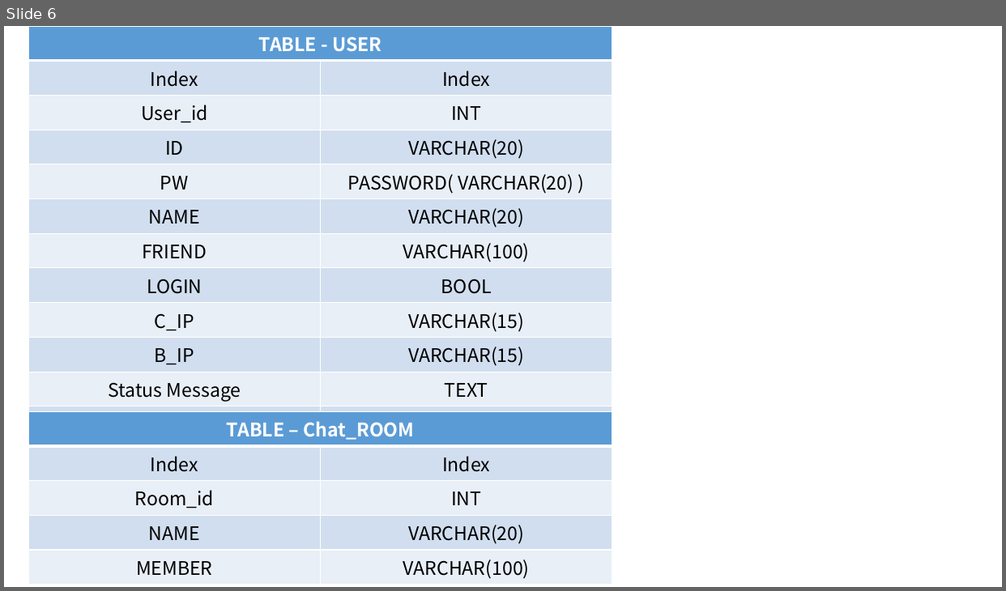
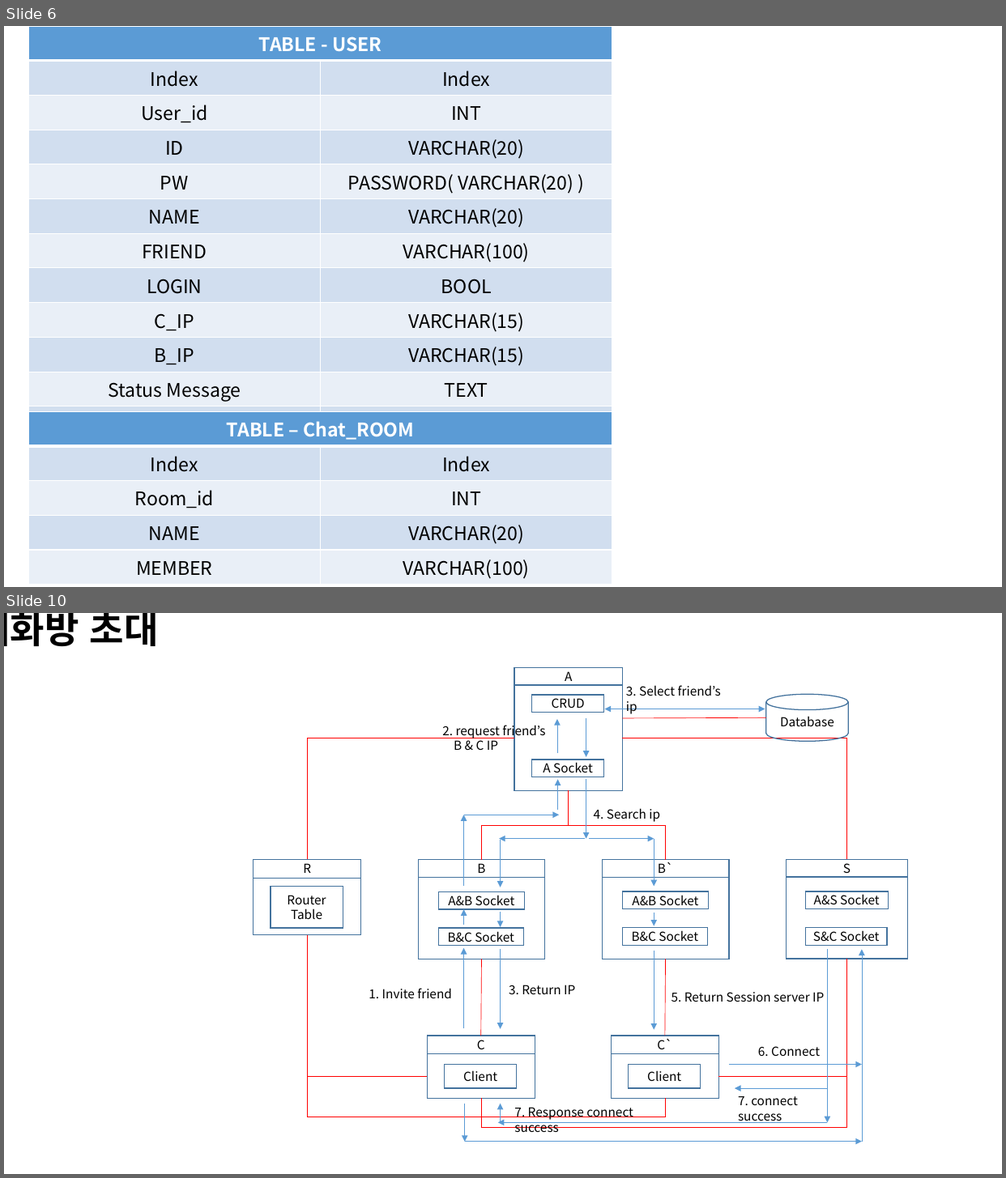
Before and after one commit to YooSeongHyun/Telcoware, a slide deck: flow.pptx. Shown one above the other, each under a label of ours: slide 6 before the commit, slides 6 and 10 after it; the slides between them are not shown. The pictures are 1006x591 and 1006x1178 pixels, drawn with LibreOffice and Linux fonts; fonts in the diff are those of the drawing. Boxes give left, top, right and bottom in pixels: in the first picture for what was removed or moved away, otherwise in the second. Text is boxed around its words. In the diff, an @@ line names an element or a change of style, - is before the commit and + after.

```diff
--- a/flow.pptx
+++ b/flow.pptx
@@ slide 10 added at [4,613,1002,1174], background #FFFFFF @@
@@ text added at [4,613,159,646], 36 pt, text #000000, bold @@
+대화방 초대
@@ group added at [253,667,908,1142]: 25 rectangles, 24 arrows, 9 texts, 8 elbow lines, 3 lines, 1 cylinder, 1 double arrow @@
+A
+CRUD
+A Socket
+R
+Router
+Table
+S
+A&S Socket
+S&C Socket
+B
+A&B Socket
+B&C Socket
+C`
+Client
+B`
+A&B Socket
+B&C Socket
+C
+Client
+Database
+1. Invite friend
+3. Return IP
+2. request friend’s
+B & C IP
+3. Select friend’s ip
+7. Response connect success
+4. Search ip
+5. Return Session server IP
+6. Connect
+7. connect success
```
Also in this commit, not shown: 3 slides changed, 3 other slides added, 8 other files.
